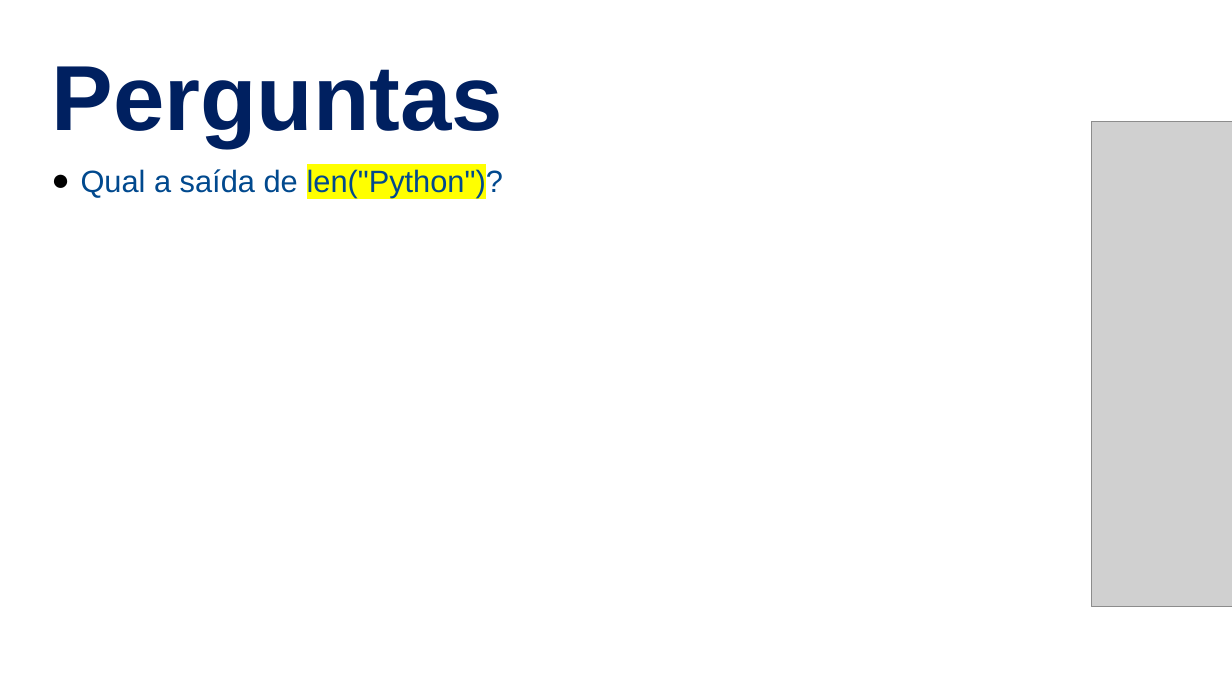
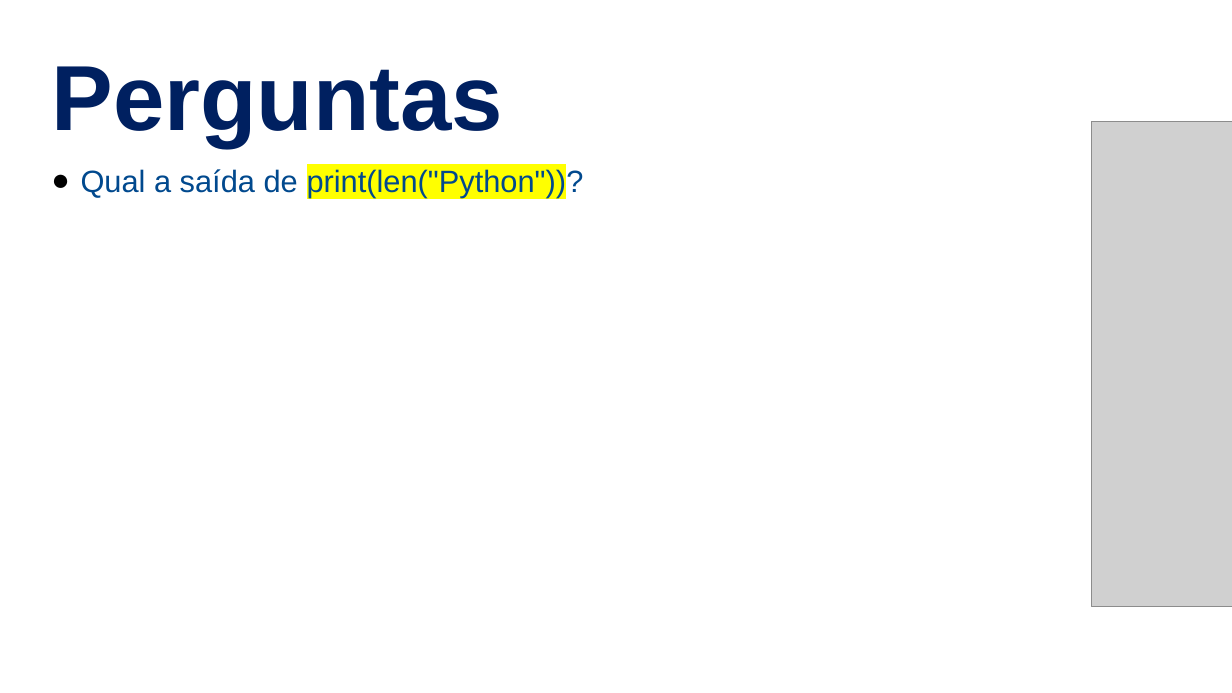
Before and after one commit to NaturalCoder/TI96, a slide deck: slide 22 of aula14/Aula14.pptx. Drawn at 1232x693 pixels with LibreOffice and Linux fonts; fonts in the diff are those of the drawing; grey boxes stand for pictures. Boxes give left, top, right and bottom in pixels: in the first picture for what was removed or moved away, otherwise in the second. Text is boxed around its words. In the diff, an @@ line names an element or a change of style, - is before the commit and + after.

```diff
--- a/aula14/Aula14.pptx
+++ b/aula14/Aula14.pptx
@@ text at [81,167,584,197]: text changed @@
-● Qual a saída de len("Python")?
+● Qual a saída de print(len("Python"))?
```
Also in this commit, not shown: 1 other file.
